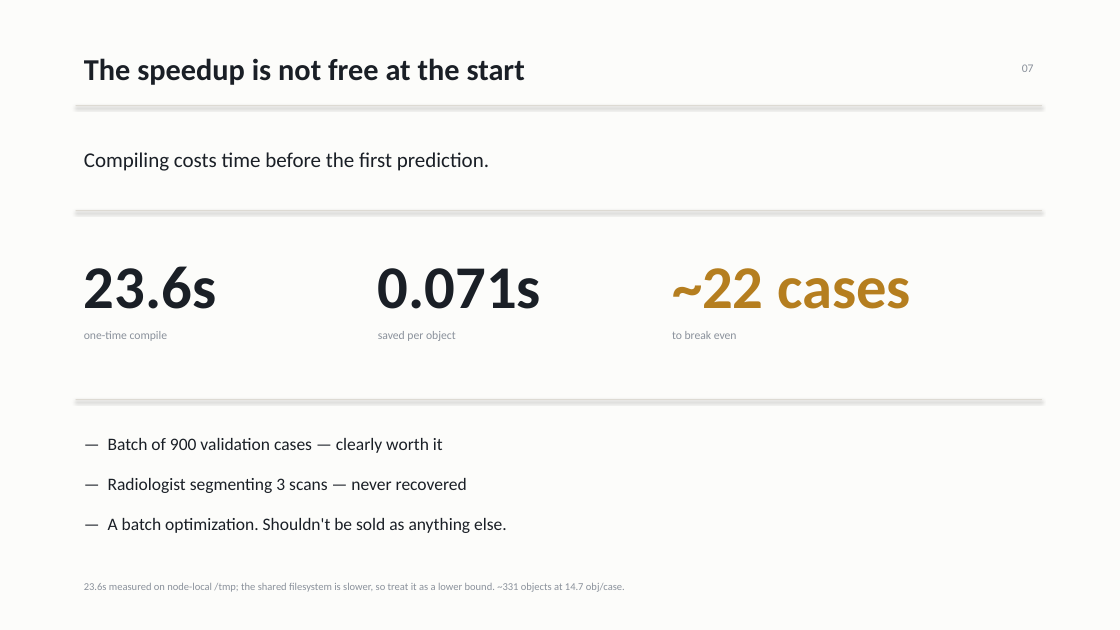
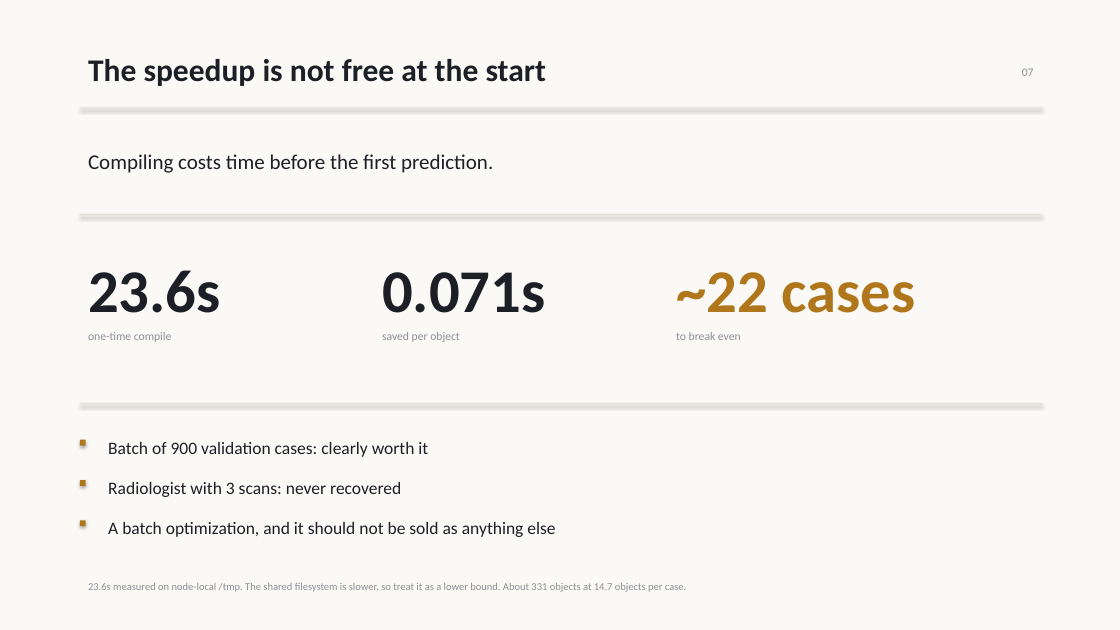
Before and after one commit to pentaexe/VoxTell-main, a slide deck: slide 7 of slides.pptx. Drawn at 1120x630 pixels with LibreOffice and Linux fonts; fonts in the diff are those of the drawing. Boxes give left, top, right and bottom in pixels: in the first picture for what was removed or moved away, otherwise in the second. Text is boxed around its words. In the diff, an @@ line names an element or a change of style, - is before the commit and + after.

```diff
--- a/slides.pptx
+++ b/slides.pptx
@@ background #FCFCFA to #FAF9F6 @@
@@ text "The speedup is not free ..." at box(88, 59, 546, 86): size 26 to 27 pt, text colour #1A1F26 to #1C2026 @@
@@ rectangle: place and size @@
-rectangle at box(76, 105, 1042, 106)
+rectangle at box(80, 108, 1042, 108)
@@ rectangle: place and size @@
-rectangle at box(76, 210, 1042, 211)
+rectangle at box(80, 214, 1042, 215)
@@ text colour #1A1F26 to #1C2026 in 3 elements at box(88, 154, 493, 173), box(88, 270, 220, 313), box(382, 272, 545, 313) @@
@@ text "~22 cases" at box(676, 272, 915, 313): text colour #B57E1F to #B0761B @@
@@ text colour #8A919B to #8C8F96 in 4 elements at box(1022, 68, 1034, 76), box(88, 332, 172, 342), box(382, 332, 460, 342), box(676, 332, 741, 340) @@
@@ fill #DDDAD3 to #E4E1D9 in 3 elements at box(80, 108, 1042, 108), box(80, 214, 1042, 215), box(80, 403, 1042, 404) @@
@@ rectangle: place and size @@
-rectangle at box(76, 399, 1042, 400)
+rectangle at box(80, 403, 1042, 404)
@@ rectangle added at box(80, 440, 86, 446), fill #B0761B @@
@@ text at box(108, 442, 428, 457): text changed; text colour #1A1F26 to #1C2026 @@
-— Batch of 900 validation cases — clearly worth it
+Batch of 900 validation cases: clearly worth it
@@ rectangle added at box(80, 480, 86, 486), fill #B0761B @@
@@ text at box(108, 482, 401, 497): text changed; text colour #1A1F26 to #1C2026 @@
-— Radiologist segmenting 3 scans — never recovered
+Radiologist with 3 scans: never recovered
@@ rectangle added at box(80, 521, 86, 527), fill #B0761B @@
@@ text at box(108, 522, 555, 537): text changed; text colour #1A1F26 to #1C2026 @@
-— A batch optimization. Shouldn't be sold as anything else.
+A batch optimization, and it should not be sold as anything else
@@ text at box(88, 583, 686, 592): text changed; text colour #8A919B to #8C8F96 @@
-23.6s measured on node-local /tmp; the shared filesystem is slower, so treat it as a lower bound. ~331 objects at 14.7 obj/case.
+23.6s measured on node-local /tmp. The shared filesystem is slower, so treat it as a lower bound. About 331 objects at 14.7 objects per case.
```
Also in this commit, not shown: 7 other slides changed, 1 slide removed, 1 other file.
